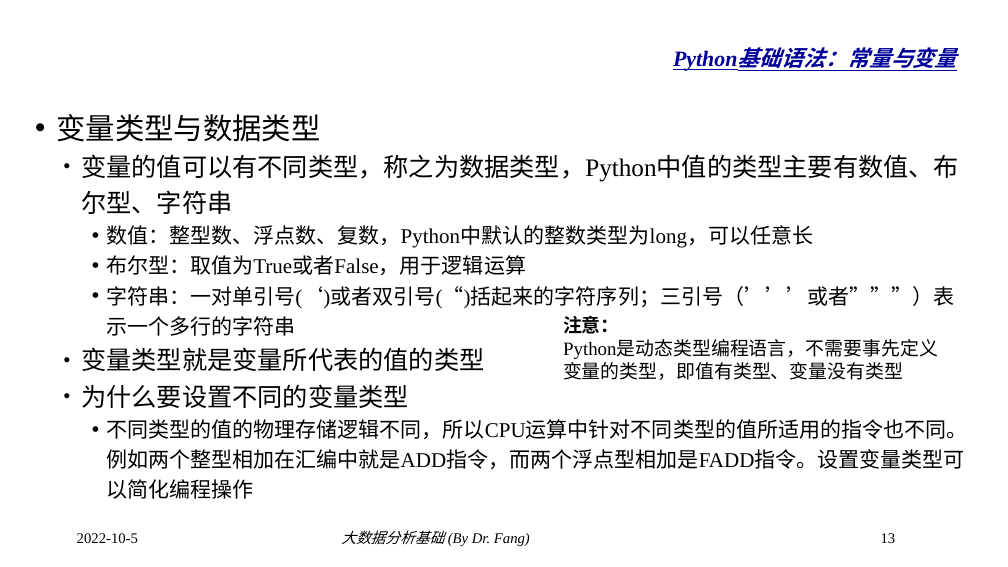
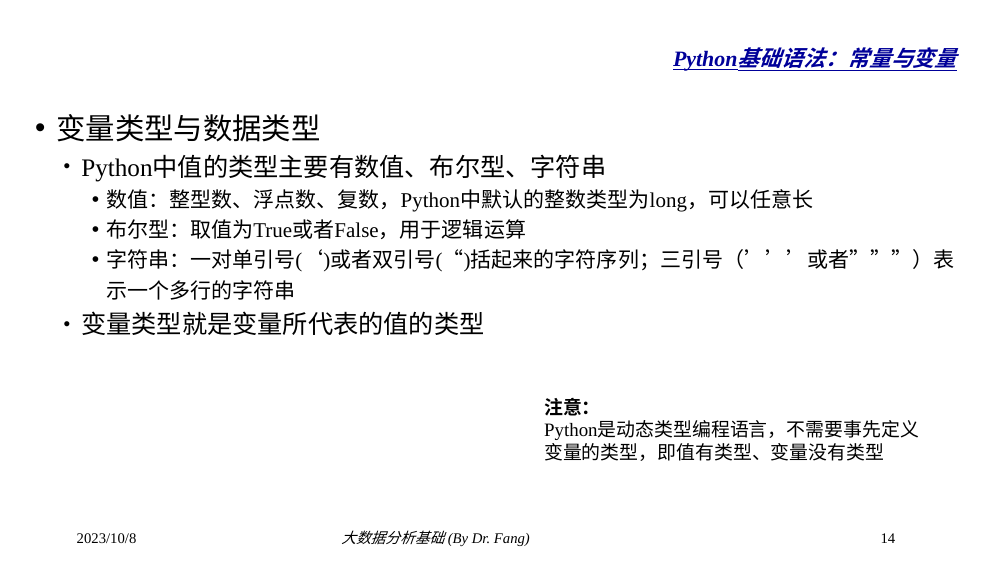
Before and after one commit to dr-fang/BDA, a slide deck: slide 14 of slides/2_PythonBasic.pptx (slide 13 before the commit). Drawn at 1008x567 pixels with LibreOffice and Linux fonts; fonts in the diff are those of the drawing; background and template pictures are left out. Boxes give left, top, right and bottom in pixels: in the first picture for what was removed or moved away, otherwise in the second. Text is boxed around its words. In the diff, an @@ line names an element or a change of style, - is before the commit and + after.

```diff
--- a/slides/2_PythonBasic.pptx
+++ b/slides/2_PythonBasic.pptx
@@ text at (81, 156, 606, 182): text changed @@
-  • 变量的值可以有不同类型，称之为数据类型，Python中值的类型主要有数值、布尔型、字符串
+  • Python中值的类型主要有数值、布尔型、字符串
@@ text at (81, 384, 967, 499): paragraphs removed @@
-  • 为什么要设置不同的变量类型
-    • 不同类型的值的物理存储逻辑不同，所以CPU运算中针对不同类型的值所适用的指令也不同。例如两个整型相加在汇编中就是ADD指令，而两个浮点型相加是FADD指令。设置变量类型可以简化编程操作
@@ text "注意：": place and size @@
-text "注意：" at (563, 316, 938, 380)
+text "注意：" at (544, 398, 919, 461)
@@ text at (77, 533, 137, 543): text changed @@
-2022-10-5
+2023/10/8
@@ page number at (881, 533, 896, 543): text changed @@
-13
+14
```
Also in this commit, not shown: 37 other slides changed, 6 slides added, 6 slides removed.
